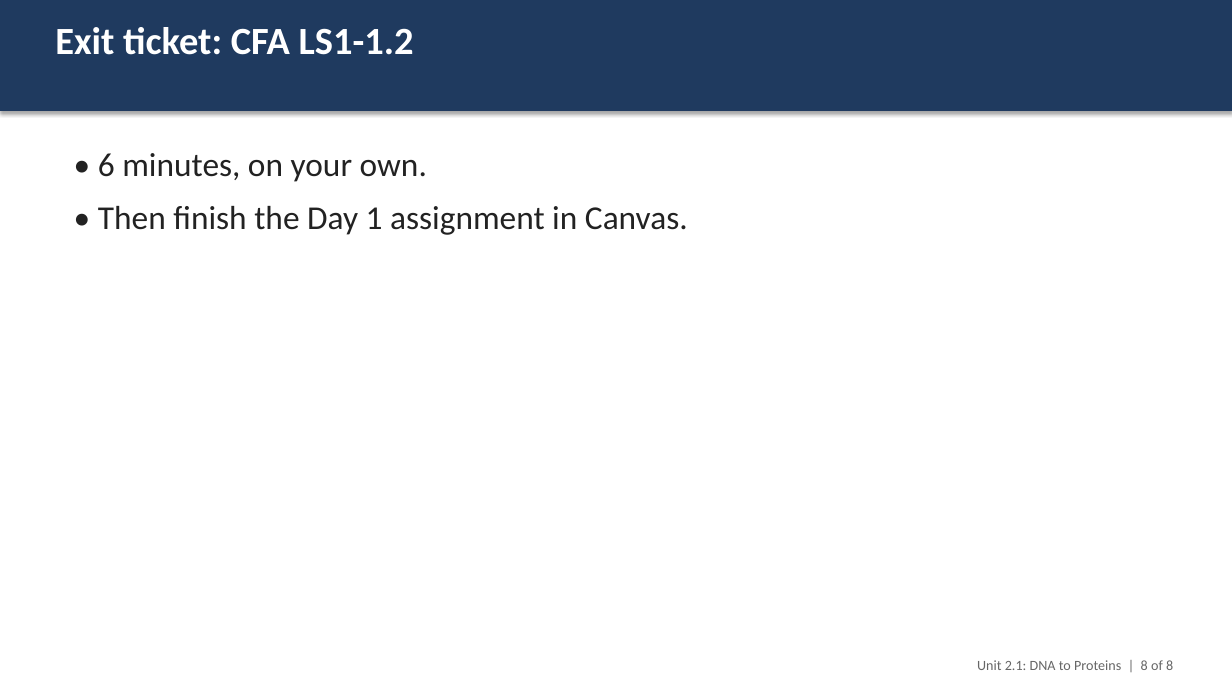
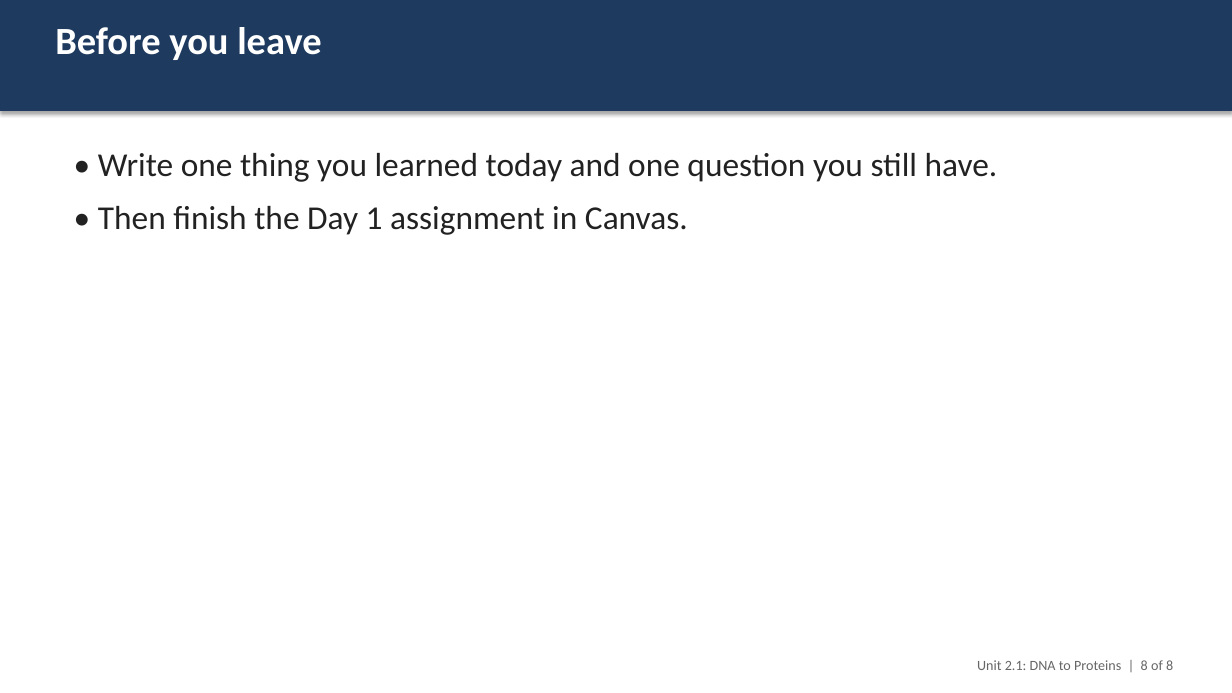
Before and after one commit to ellenrenick/LivingEarth, a slide deck: slide 8 of assessments/HS-LS1-1/slides/Day_1_Launch_with_the_Siamese_cat.pptx. Drawn at 1232x693 pixels with LibreOffice and Linux fonts; fonts in the diff are those of the drawing. Boxes give left, top, right and bottom in pixels: in the first picture for what was removed or moved away, otherwise in the second. Text is boxed around its words. In the diff, an @@ line names an element or a change of style, - is before the commit and + after.

```diff
--- a/assessments/HS-LS1-1/slides/Day_1_Launch_with_the_Siamese_cat.pptx
+++ b/assessments/HS-LS1-1/slides/Day_1_Launch_with_the_Siamese_cat.pptx
@@ text at (x1=55, y1=27, x2=321, y2=60): text changed @@
-Exit ticket: CFA LS1-1.2
+Before you leave
@@ text at (x1=98, y1=153, x2=998, y2=182): text changed @@
-• 6 minutes, on your own.
+• Write one thing you learned today and one question you still have.
```
Also in this commit, not shown: 1 other slide changed, 20 other files.
